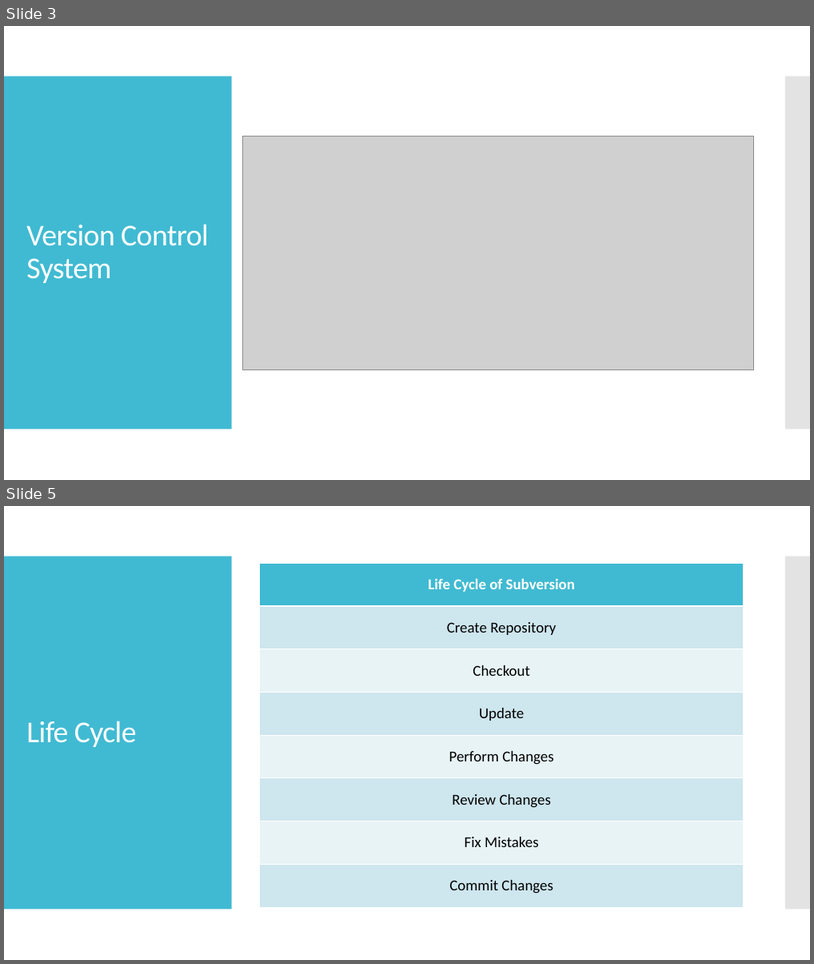
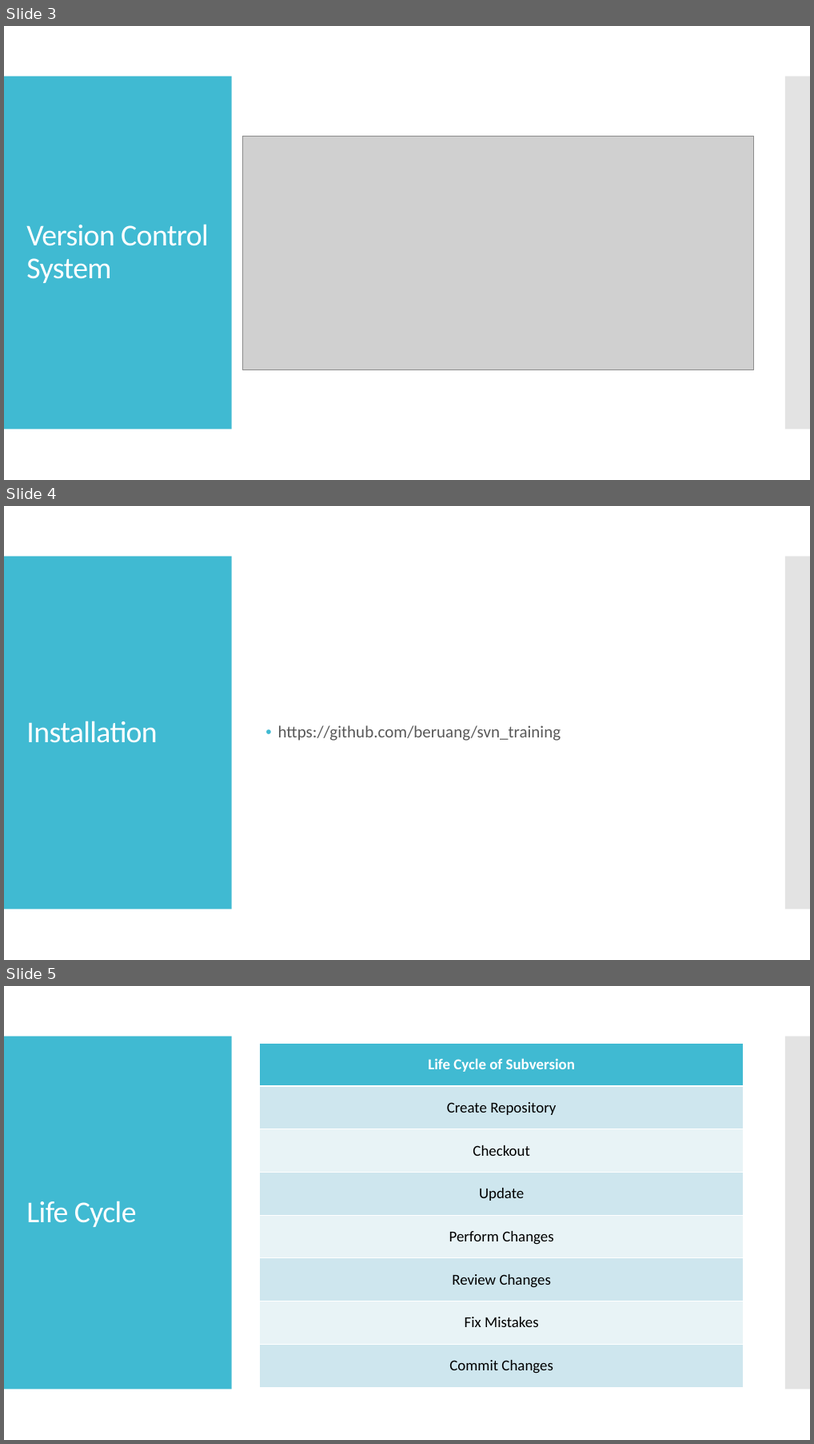
Before and after one commit to beruang/svn_training, a slide deck: svn-training.pptx. Shown one above the other, each under a label of ours: slides 3 and 5 before the commit, slides 3, 4 and 5 after it; the slides between them are not shown. The pictures are 814x964 and 814x1444 pixels, drawn with LibreOffice and Linux fonts; fonts in the diff are those of the drawing; grey boxes stand for pictures. Boxes give left, top, right and bottom in pixels: in the first picture for what was removed or moved away, otherwise in the second. Text is boxed around its words. In the diff, an @@ line names an element or a change of style, - is before the commit and + after.

```diff
--- a/svn-training.pptx
+++ b/svn-training.pptx
@@ slide 4 added at (4, 506, 810, 960), background #FFFFFF; not listed: 2 template elements that a slide beside it also shows @@
@@ title added at (26, 720, 157, 743), 36 pt, text #FFFFFF @@
+Installation
@@ text added at (278, 725, 562, 740), 20 pt, text #595959 @@
+• https://github.com/beruang/svn_training
```
Also in this commit, not shown: 1 slide removed.
